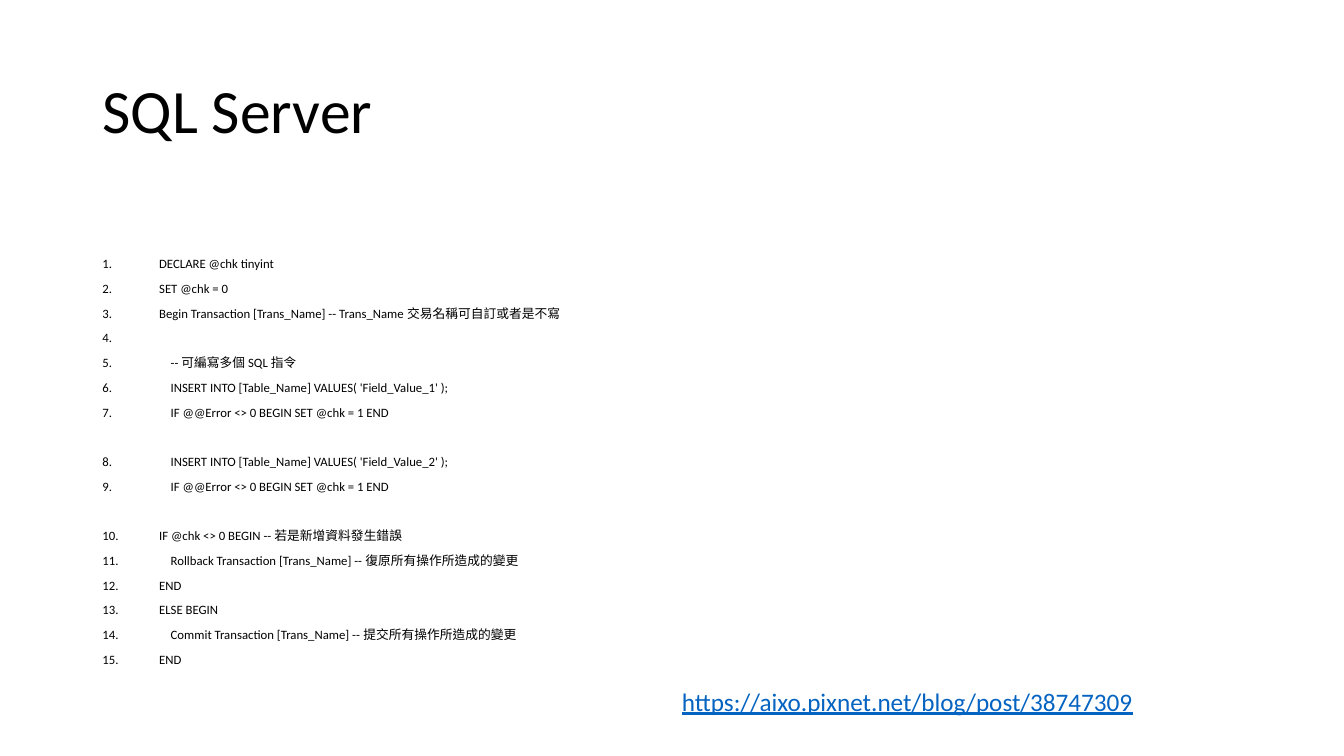
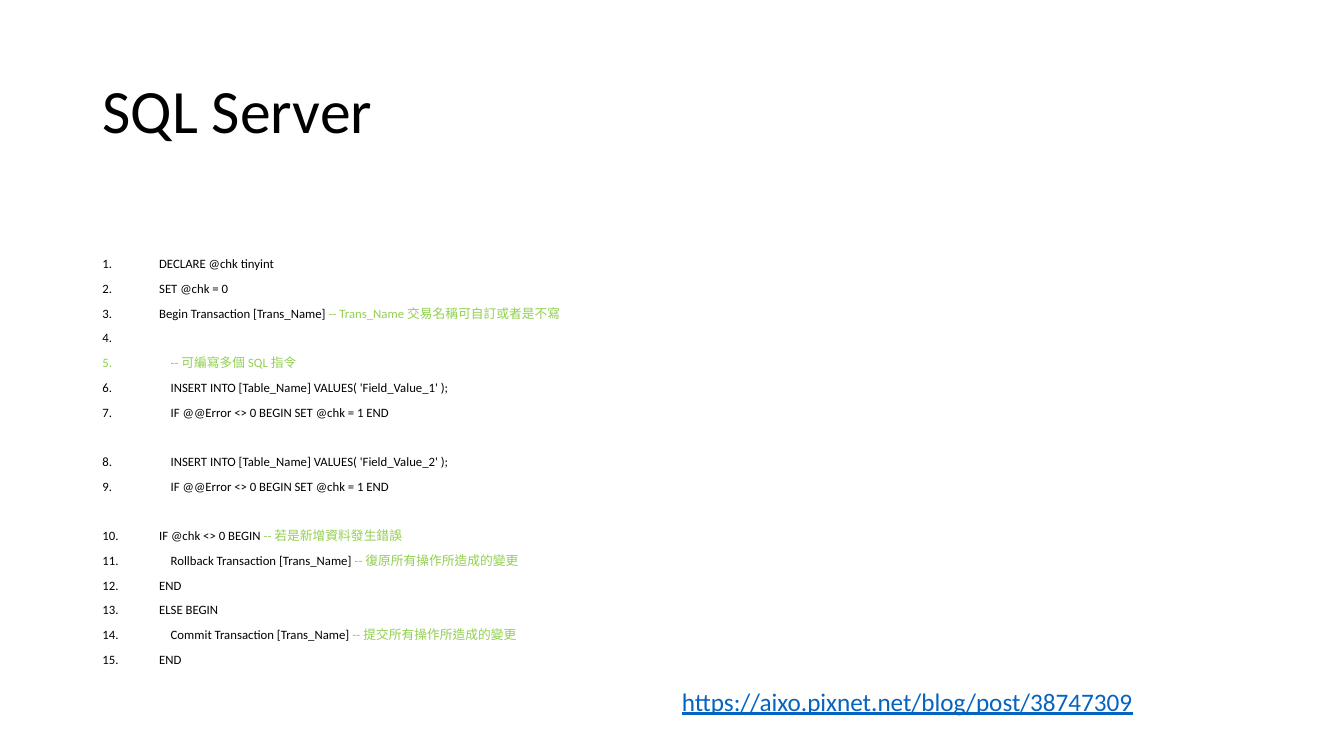
Before and after one commit to RichardHwang886/lession2, a slide deck: slide 25 of sql_db介紹.pptx (slide 24 before the commit). Drawn at 1344x756 pixels with LibreOffice and Linux fonts; fonts in the diff are those of the drawing. Boxes give left, top, right and bottom in pixels: in the first picture for what was removed or moved away, otherwise in the second. Text is boxed around its words. In the diff, an @@ line names an element or a change of style, - is before the commit and + after.

```diff
--- a/sql_db介紹.pptx
+++ b/sql_db介紹.pptx
@@ text at (159, 307, 560, 641): text colour #000000 to #92D050 in "-- Trans_Name 交易名稱可自訂或者是不寫", "-- 可編寫多個 SQL 指令", "-- 若是新增資料發生錯誤", "-- 復原所有操作所造成的變更" and 1 more places @@
```
Also in this commit, not shown: 2 other slides changed, 2 slides added, 27 other files.
